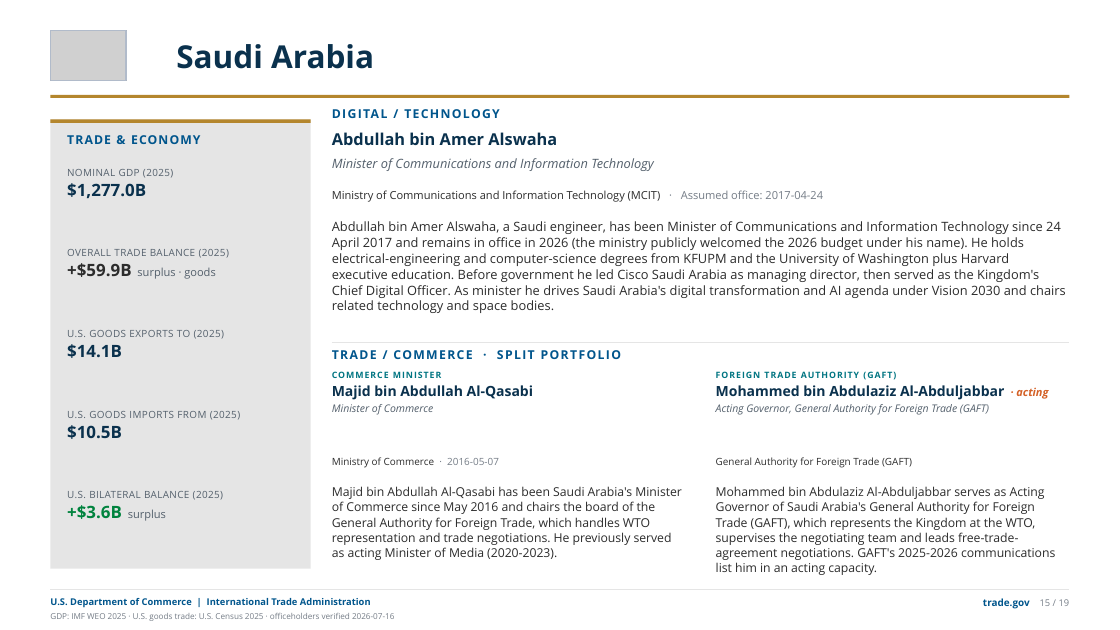
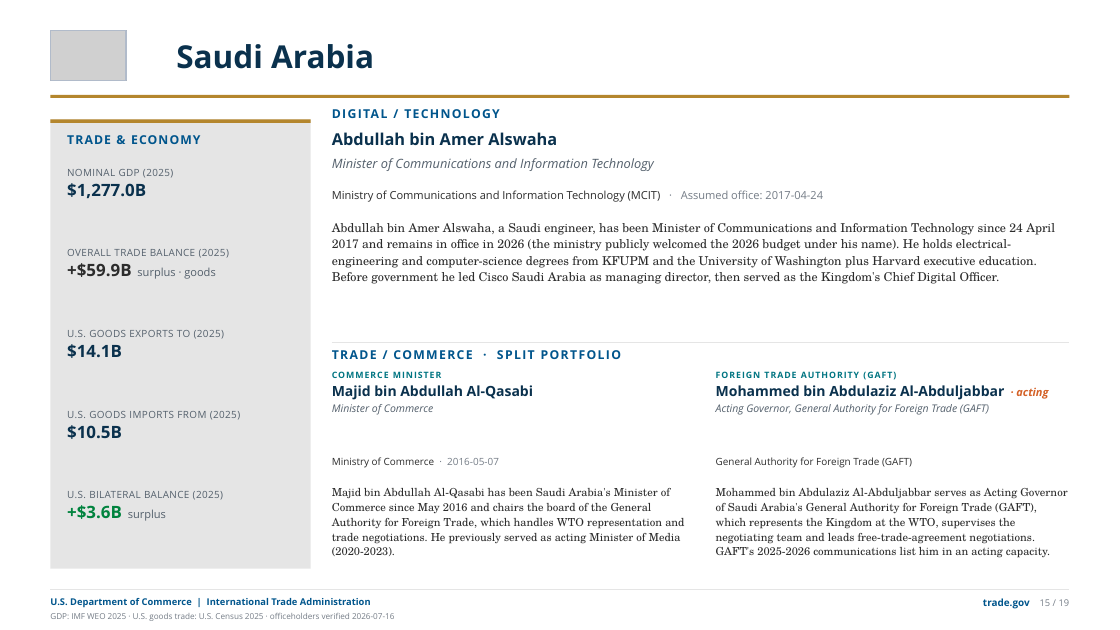
Before and after one commit to jsilbs18-cloud/Photo, a slide deck: slide 19 of output/g20-ministers-trade-deck.pptx. Drawn at 1120x630 pixels with LibreOffice and Linux fonts; fonts in the diff are those of the drawing; grey boxes stand for pictures. Boxes give left, top, right and bottom in pixels: in the first picture for what was removed or moved away, otherwise in the second. Text is boxed around its words. In the diff, an @@ line names an element or a change of style, - is before the commit and + after.

```diff
--- a/output/g20-ministers-trade-deck.pptx
+++ b/output/g20-ministers-trade-deck.pptx
@@ text at [332,223,1055,284]: text changed; size 11 to 10.5 pt; font Open Sans to TeX Gyre Schola @@
-Abdullah bin Amer Alswaha, a Saudi engineer, has been Minister of Communications and Information Technology since 24 April 2017 and remains in office in 2026 (the ministry publicly welcomed the 2026 budget under his name). He holds electrical-engineering and computer-science degrees from KFUPM and the University of Washington plus Harvard executive education. Before government he led Cisco Saudi Arabia as managing director, then served as the Kingdom's Chief Digital Officer. As minister he drives Saudi Arabia's digital transformation and AI agenda under Vision 2030 and chairs related technology and space bodies.
+Abdullah bin Amer Alswaha, a Saudi engineer, has been Minister of Communications and Information Technology since 24 April 2017 and remains in office in 2026 (the ministry publicly welcomed the 2026 budget under his name). He holds electrical-engineering and computer-science degrees from KFUPM and the University of Washington plus Harvard executive education. Before government he led Cisco Saudi Arabia as managing director, then served as the Kingdom's Chief Digital Officer.
@@ text "Majid bin Abdullah Al-Qasabi has ..." at [332,488,684,556]: size 10.5 to 9.5 pt, font Open Sans to TeX Gyre Schola; line spacing 1.04 to 1.12 @@
@@ text "Mohammed bin Abdulaziz Al-Abduljabbar serves ..." at [716,488,1067,558]: size 10.5 to 9.5 pt, font Open Sans to TeX Gyre Schola; line spacing 1.04 to 1.12 @@
```
Also in this commit, not shown: 21 other slides changed, 13 other files.
